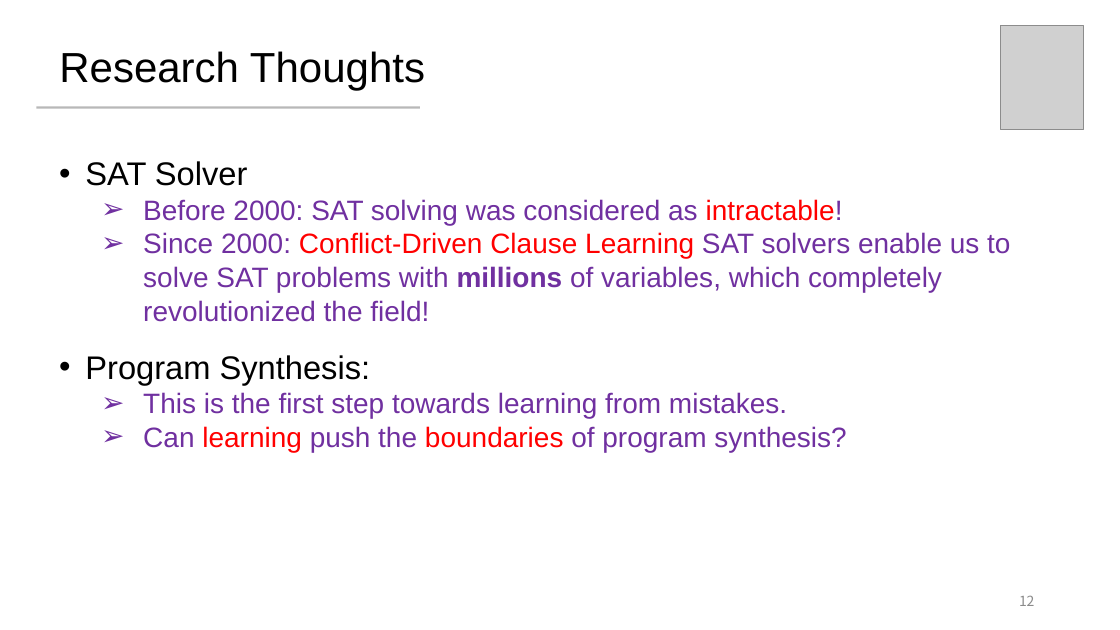
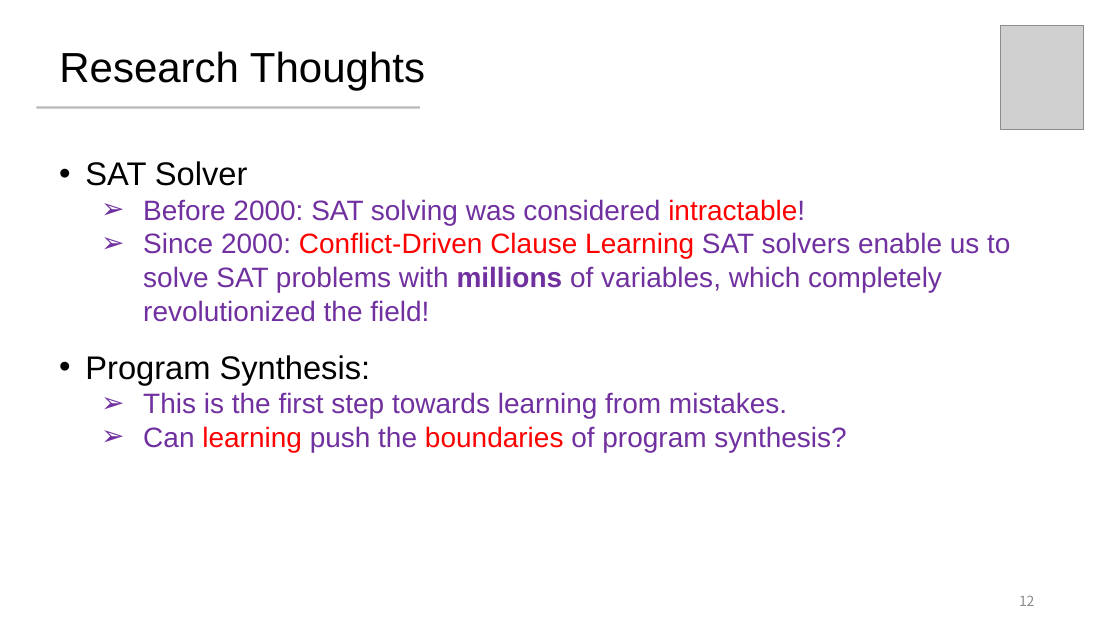
Before and after one commit to wx-csy/program-synthesis, a slide deck: slide 12 of Conflict-Driven.pptx. Drawn at 1120x630 pixels with LibreOffice and Linux fonts; fonts in the diff are those of the drawing; grey boxes stand for pictures. Boxes give left, top, right and bottom in pixels: in the first picture for what was removed or moved away, otherwise in the second. Text is boxed around its words. In the diff, an @@ line names an element or a change of style, - is before the commit and + after.

```diff
--- a/Conflict-Driven.pptx
+++ b/Conflict-Driven.pptx
@@ text at <box>143,199,805,225</box>: text changed @@
-  ➢ Before 2000: SAT solving was considered as intractable!
+  ➢ Before 2000: SAT solving was considered intractable!
```
Also in this commit, not shown: 9 other slides changed.
